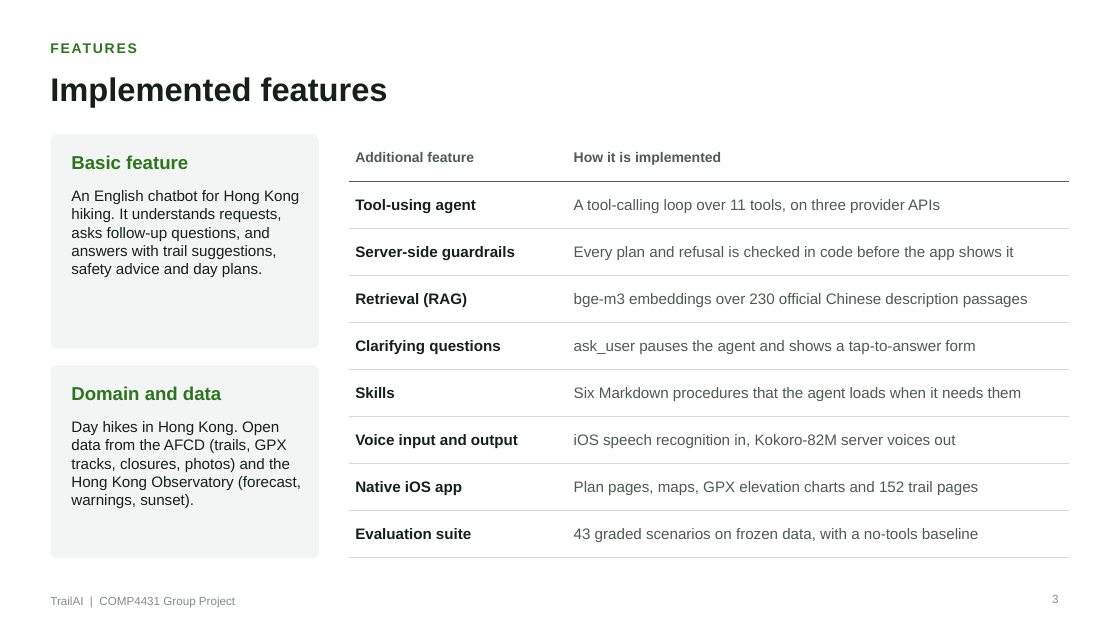
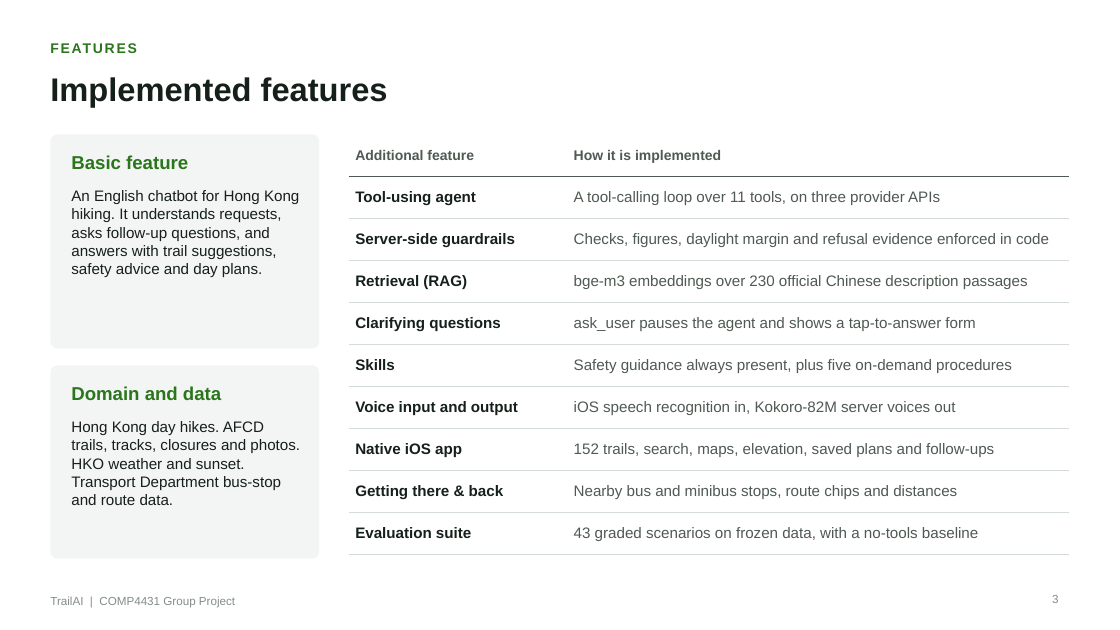
Before and after one commit to HaochenFa/COMP4431-AI, a slide deck: slide 3 of presentation/TrailAI.pptx. Drawn at 1120x630 pixels with LibreOffice and Linux fonts; fonts in the diff are those of the drawing. Boxes give left, top, right and bottom in pixels: in the first picture for what was removed or moved away, otherwise in the second. Text is boxed around its words. In the diff, an @@ line names an element or a change of style, - is before the commit and + after.

Commit message:
Update TrailAI presentation and add revised feature-focused deck

```diff
--- a/presentation/TrailAI.pptx
+++ b/presentation/TrailAI.pptx
@@ table at (x1=349, y1=134, x2=1070, y2=545) @@
-row 3, column 2: Every plan and refusal is checked in code before the app shows it
+row 3, column 2: Checks, figures, daylight margin and refusal evidence enforced in code
-row 6, column 2: Six Markdown procedures that the agent loads when it needs them
+row 6, column 2: Safety guidance always present, plus five on-demand procedures
-row 8: Native iOS app | Plan pages, maps, GPX elevation charts and 152 trail pages
+row 8: Native iOS app | 152 trails, search, maps, elevation, saved plans and follow-ups
+row 9: Getting there & back | Nearby bus and minibus stops, route chips and distances
@@ text at (x1=71, y1=421, x2=300, y2=505): text changed @@
-Day hikes in Hong Kong. Open data from the AFCD (trails, GPX tracks, closures, photos) and the Hong Kong Observatory (forecast, warnings, sunset).
+Hong Kong day hikes. AFCD trails, tracks, closures and photos. HKO weather and sunset. Transport Department bus-stop and route data.
```
Also in this commit, not shown: 10 other slides changed, 1 slide added, 6 other files.
